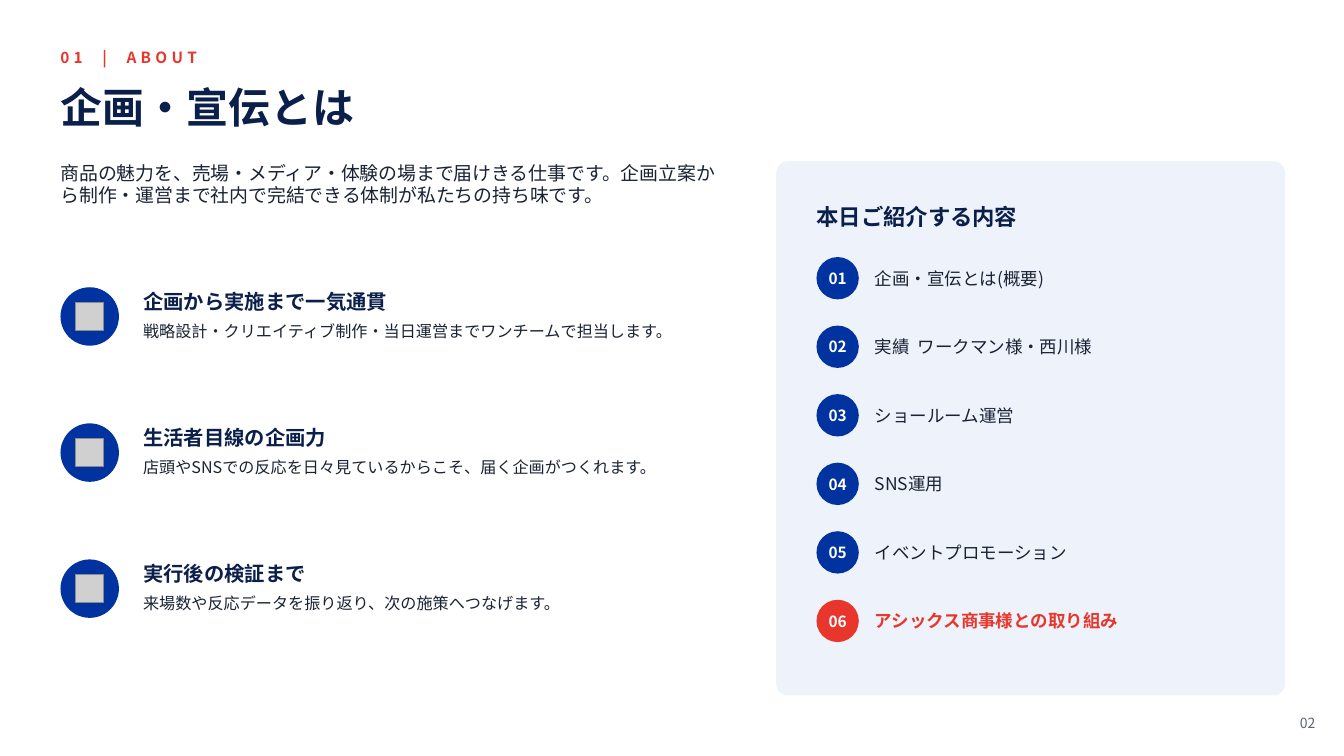
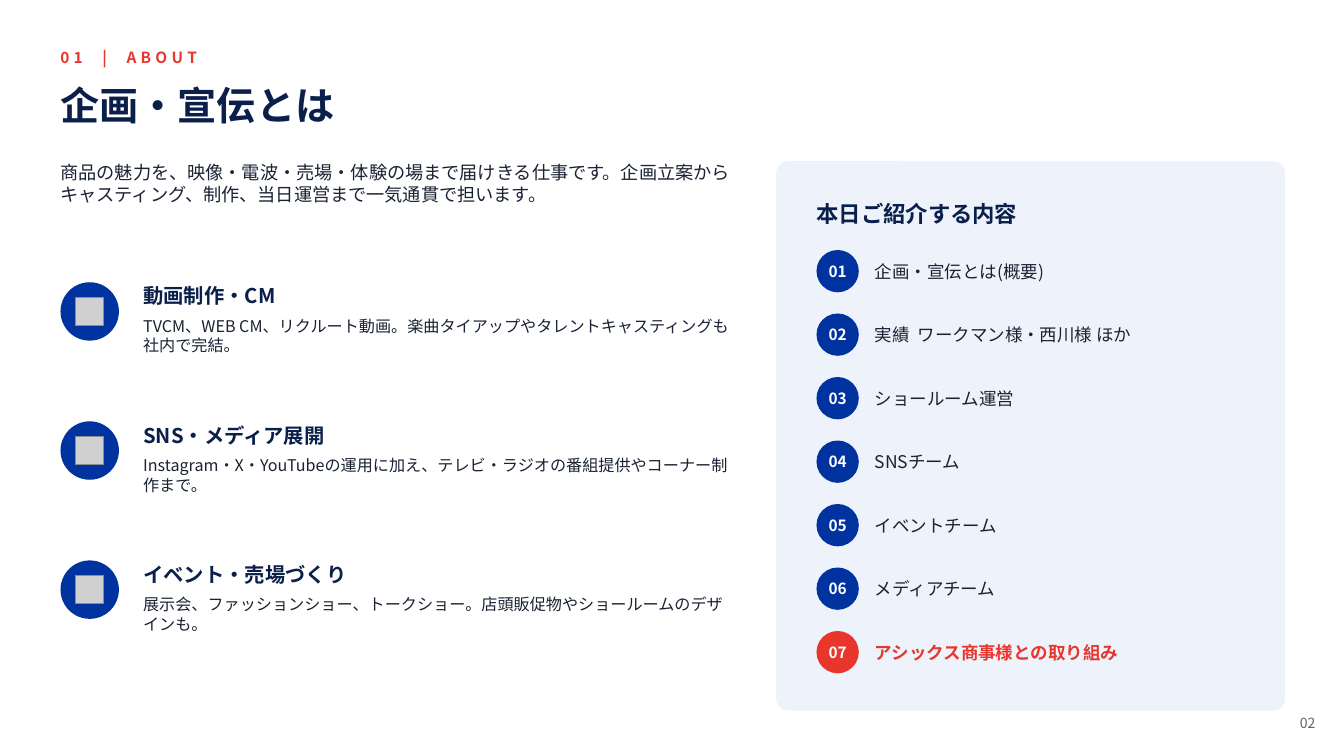
Before and after one commit to 1828828a-glitch/Claude-Code, a slide deck: slide 2 of materials/asics/asics_track_record.pptx. Drawn at 1344x756 pixels with LibreOffice and Linux fonts; fonts in the diff are those of the drawing; grey boxes stand for pictures. Boxes give left, top, right and bottom in pixels: in the first picture for what was removed or moved away, otherwise in the second. Text is boxed around its words. In the diff, an @@ line names an element or a change of style, - is before the commit and + after.

```diff
--- a/materials/asics/asics_track_record.pptx
+++ b/materials/asics/asics_track_record.pptx
@@ text "企画・宣伝とは" at (x1=60, y1=86, x2=334, y2=124): size 30 to 28 pt @@
@@ text at (x1=60, y1=163, x2=730, y2=203): text changed; size 13.5 to 13 pt @@
-商品の魅力を、売場・メディア・体験の場まで届けきる仕事です。企画立案から制作・運営まで社内で完結できる体制が私たちの持ち味です。
+商品の魅力を、映像・電波・売場・体験の場まで届けきる仕事です。企画立案からキャスティング、制作、当日運営まで一気通貫で担います。
@@ rounded rectangle resized from (x1=776, y1=161, x2=1286, y2=696) to (x1=776, y1=161, x2=1286, y2=711) @@
@@ 2 texts, 2 ellipses, 1 picture moved together from (x1=60, y1=257, x2=1044, y2=346) to (x1=60, y1=250, x2=1044, y2=341) @@
@@ text removed at (x1=143, y1=291, x2=387, y2=311) @@
-企画から実施まで一気通貫
@@ text added at (x1=143, y1=286, x2=275, y2=305), 14.5 pt, text #0B1F4B, bold @@
+動画制作・CM
@@ text removed at (x1=143, y1=323, x2=672, y2=339) @@
-戦略設計・クリエイティブ制作・当日運営までワンチームで担当します。
@@ text added at (x1=143, y1=318, x2=729, y2=353), 11.5 pt, text #1A2233 @@
+TVCM、WEB CM、リクルート動画。楽曲タイアップやタレントキャスティングも社内で完結。
@@ text "02" moved from (x1=829, y1=340, x2=847, y2=352) to (x1=829, y1=328, x2=847, y2=340) @@
@@ ellipse moved from (x1=817, y1=326, x2=859, y2=368) to (x1=817, y1=314, x2=859, y2=356) @@
@@ text at (x1=875, y1=326, x2=1131, y2=343): text changed @@
-実績 ワークマン様・西川様
+実績 ワークマン様・西川様 ほか
@@ 2 texts, 1 ellipse moved together from (x1=817, y1=394, x2=1014, y2=437) to (x1=817, y1=377, x2=1014, y2=419) @@
@@ text removed at (x1=143, y1=427, x2=326, y2=447) @@
-生活者目線の企画力
@@ text added at (x1=143, y1=425, x2=324, y2=445), 14.5 pt, text #0B1F4B, bold @@
+SNS・メディア展開
@@ text "04" moved from (x1=829, y1=478, x2=847, y2=490) to (x1=829, y1=455, x2=847, y2=467) @@
@@ ellipse moved from (x1=817, y1=463, x2=859, y2=505) to (x1=817, y1=441, x2=859, y2=483) @@
@@ text at (x1=143, y1=457, x2=727, y2=493): text changed @@
-店頭やSNSでの反応を日々見ているからこそ、届く企画がつくれます。
+Instagram・X・YouTubeの運用に加え、テレビ・ラジオの番組提供やコーナー制作まで。
@@ text removed at (x1=875, y1=476, x2=943, y2=492) @@
-SNS運用
@@ text added at (x1=875, y1=454, x2=960, y2=469), 12.5 pt, text #1A2233 @@
+SNSチーム
@@ text "05" moved from (x1=829, y1=546, x2=847, y2=558) to (x1=829, y1=519, x2=847, y2=531) @@
@@ ellipse moved from (x1=817, y1=531, x2=859, y2=574) to (x1=817, y1=504, x2=859, y2=546) @@
@@ text at (x1=875, y1=518, x2=997, y2=533): text changed @@
-イベントプロモーション
+イベントチーム
@@ text at (x1=143, y1=564, x2=346, y2=584): text changed @@
-実行後の検証まで
+イベント・売場づくり
@@ text "06" moved from (x1=829, y1=615, x2=847, y2=627) to (x1=829, y1=582, x2=847, y2=594) @@
@@ ellipse added at (x1=817, y1=568, x2=859, y2=610), fill #0033A0 @@
@@ text at (x1=143, y1=596, x2=723, y2=631): text changed @@
-来場数や反応データを振り返り、次の施策へつなげます。
+展示会、ファッションショー、トークショー。店頭販促物やショールームのデザインも。
@@ text added at (x1=875, y1=580, x2=995, y2=597), 12.5 pt, text #1A2233 @@
+メディアチーム
@@ ellipse moved from (x1=817, y1=600, x2=859, y2=642) to (x1=817, y1=631, x2=859, y2=674) @@
@@ text added at (x1=829, y1=646, x2=847, y2=658), 11 pt, text #FFFFFF, bold @@
+07
@@ text "アシックス商事様との取り組み" moved from (x1=875, y1=612, x2=1118, y2=629) to (x1=875, y1=644, x2=1118, y2=661) @@
```
Also in this commit, not shown: 4 other slides changed, 8 slides added, 4 slides removed, 1 other file.
